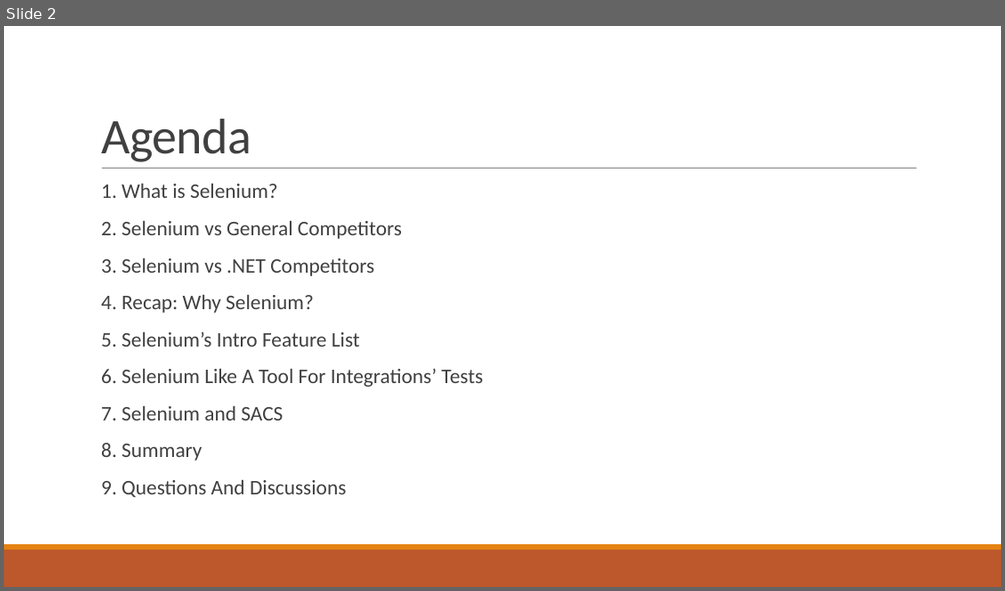
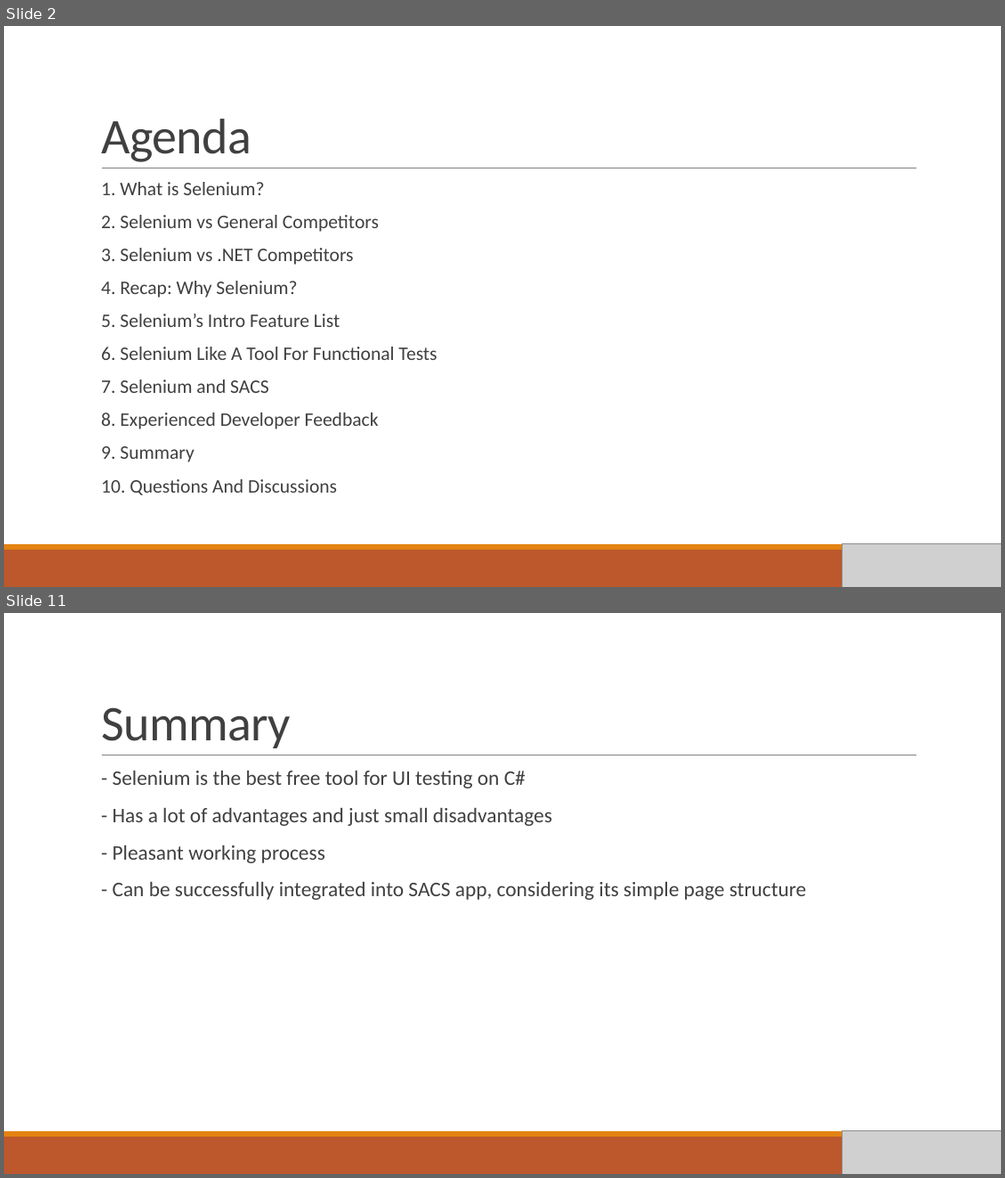
Before and after one commit to SlavaFesenko/SeleniumTest, a slide deck: SeleniumOverview.pptx. Shown one above the other, each under a label of ours: slide 2 before the commit, slides 2 and 11 after it; the slides between them are not shown. The pictures are 1005x591 and 1005x1178 pixels, drawn with LibreOffice and Linux fonts; fonts in the diff are those of the drawing; grey boxes stand for pictures. Boxes give left, top, right and bottom in pixels: in the first picture for what was removed or moved away, otherwise in the second. Text is boxed around its words. In the diff, an @@ line names an element or a change of style, - is before the commit and + after.

```diff
--- a/SeleniumOverview.pptx
+++ b/SeleniumOverview.pptx
@@ slide 11 added at [4, 613, 1001, 1174], background #FFFFFF; not listed: 3 template elements that a slide beside it also shows @@
@@ title added at [101, 707, 291, 748], 48 pt, text #404040 @@
+Summary
@@ text added at [113, 771, 807, 900], 20 pt, text #404040 @@
+  - Selenium is the best free tool for UI testing on C#
+  - Has a lot of advantages and just small disadvantages
+  - Pleasant working process
+  - Can be successfully integrated into SACS app, considering its simple page structure
@@ picture added at [842, 1130, 1001, 1174] @@
@@ slide 2 changed as well @@
@@ text at [101, 182, 379, 393]: size 20 to 18.5 pt in "1. What is Selenium?", "2. Selenium vs General Competitors", "3. Selenium vs .NET Competitors", "4. Recap: Why Selenium?" and 2 more places; line spacing 0.9 to 0.8 @@
@@ text at [101, 346, 437, 360]: text changed; size 20 to 18.5 pt @@
-  6. Selenium Like A Tool For Integrations’ Tests
+  6. Selenium Like A Tool For Functional Tests
@@ text at [101, 412, 379, 495]: text changed; size 20 to 18.5 pt @@
-  8. Summary
-  9. Questions And Discussions
+  8. Experienced Developer Feedback
+  9. Summary
+  10. Questions And Discussions
@@ picture added at [842, 543, 1001, 587] @@
```
Also in this commit, not shown: 1 other slide changed, 9 other slides added, 1 other file.
